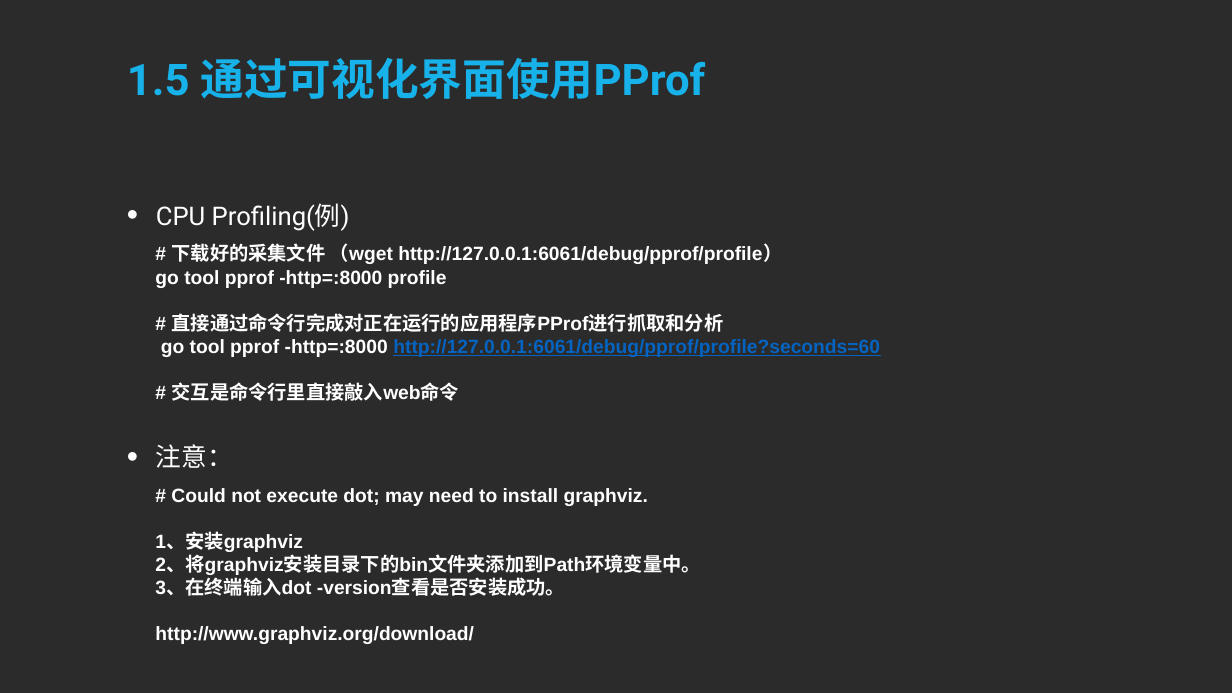
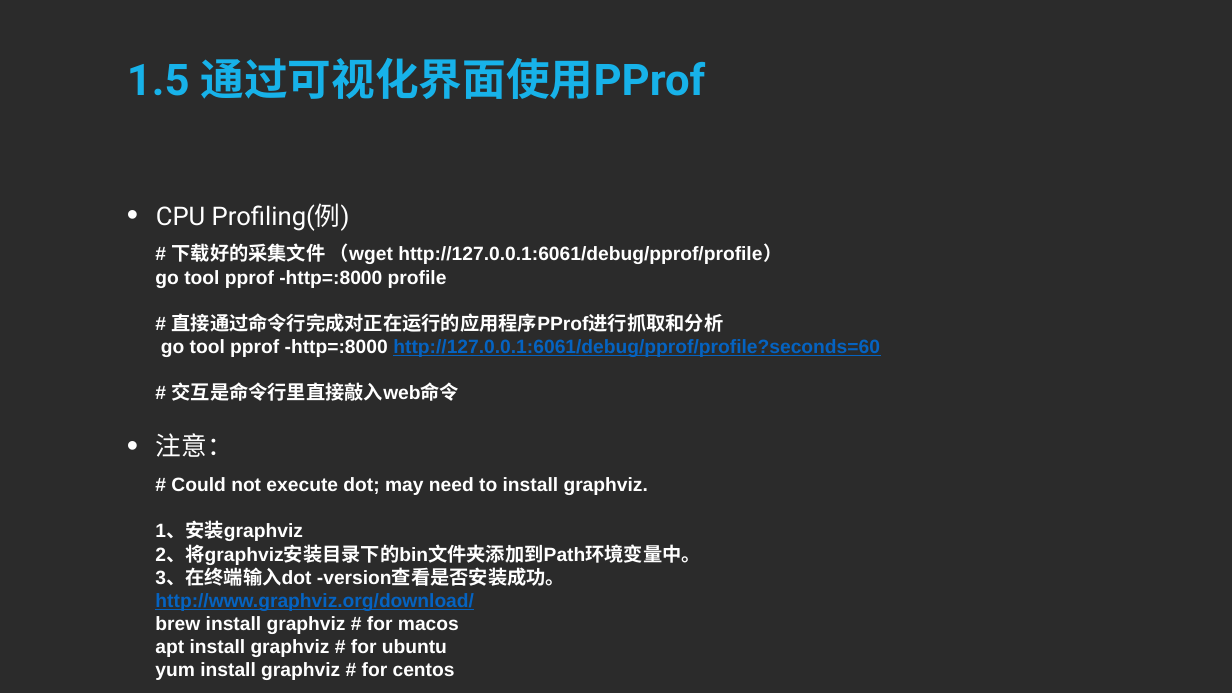
Before and after one commit to sqc157400661/Snail, a slide deck: slide 27 of Go专题系列/性能分析和优化专题/性能分析和优化专题.pptx. Drawn at 1232x693 pixels with LibreOffice and Linux fonts; fonts in the diff are those of the drawing; background and template pictures are left out; a plain dark background stands for a picture behind light text. Boxes give left, top, right and bottom in pixels: in the first picture for what was removed or moved away, otherwise in the second. Text is boxed around its words. In the diff, an @@ line names an element or a change of style, - is before the commit and + after.

```diff
--- a/Go专题系列/性能分析和优化专题/性能分析和优化专题.pptx
+++ b/Go专题系列/性能分析和优化专题/性能分析和优化专题.pptx
@@ text "注意：": place and size @@
-text "注意：" at (156, 444, 233, 468)
+text "注意：" at (156, 433, 233, 457)
@@ text "# Could not execute dot; ...": place and size @@
-text "# Could not execute dot; ..." at (155, 488, 700, 644)
+text "# Could not execute dot; ..." at (155, 477, 700, 680)
@@ text at (155, 593, 474, 611): text colour #FFFFFF to #0563C1, underline on in "http://www.graphviz.org/download/" @@
@@ text at (155, 616, 459, 680): paragraphs added @@
+brew install graphviz # for macos
+apt install graphviz # for ubuntu
+yum install graphviz # for centos
```
Also in this commit, not shown: 5 other slides changed, 6 slides added, 15 other files.
